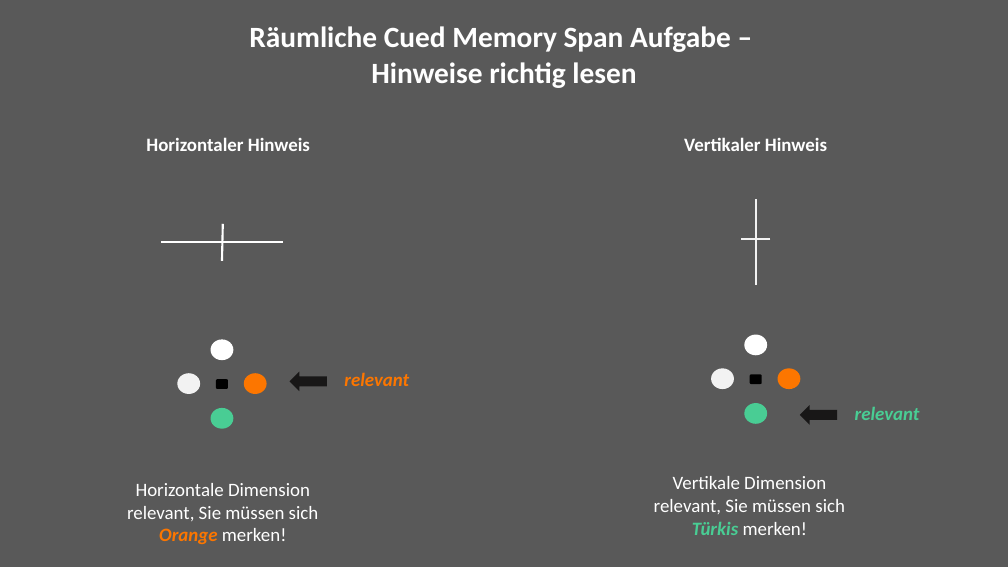
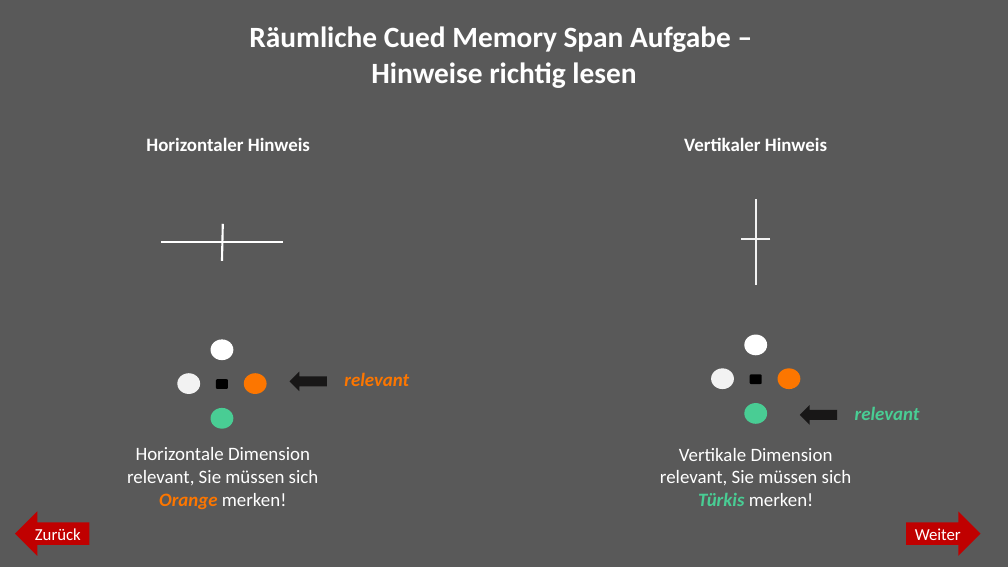
Before and after one commit to jgman86/neurocognitive-psychometrics, a slide deck: slide 5 of M3-ExpSpatial/Instructions/Instructions_spatial.pptx. Drawn at 1008x567 pixels with LibreOffice and Linux fonts; fonts in the diff are those of the drawing. Boxes give left, top, right and bottom in pixels: in the first picture for what was removed or moved away, otherwise in the second. Text is boxed around its words. In the diff, an @@ line names an element or a change of style, - is before the commit and + after.

```diff
--- a/M3-ExpSpatial/Instructions/Instructions_spatial.pptx
+++ b/M3-ExpSpatial/Instructions/Instructions_spatial.pptx
@@ text "Horizontale Dimension relevant, Sie müssen ...": place and size @@
-text "Horizontale Dimension relevant, Sie müssen ..." at bbox=[127, 483, 319, 544]
+text "Horizontale Dimension relevant, Sie müssen ..." at bbox=[127, 447, 319, 509]
@@ text "Vertikale Dimension relevant, Sie müssen ...": place and size @@
-text "Vertikale Dimension relevant, Sie müssen ..." at bbox=[654, 476, 845, 535]
+text "Vertikale Dimension relevant, Sie müssen ..." at bbox=[660, 448, 852, 506]
@@ left arrow added at bbox=[15, 511, 89, 556], fill #C00000, 16 pt, text #FFFFFF @@
+Zurück
@@ right arrow added at bbox=[907, 511, 981, 556], fill #C00000, 16 pt, text #FFFFFF @@
+Weiter
```
Also in this commit, not shown: 9 other slides changed, 3 other files.
